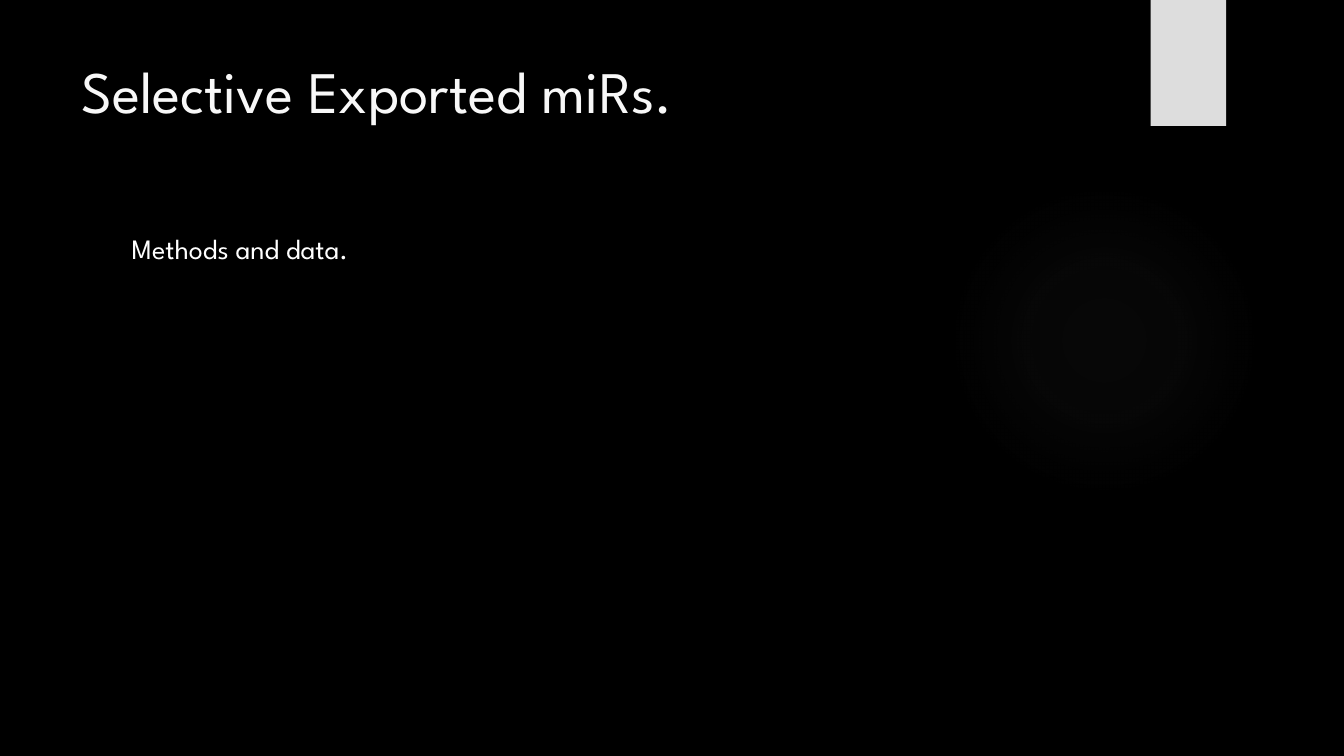
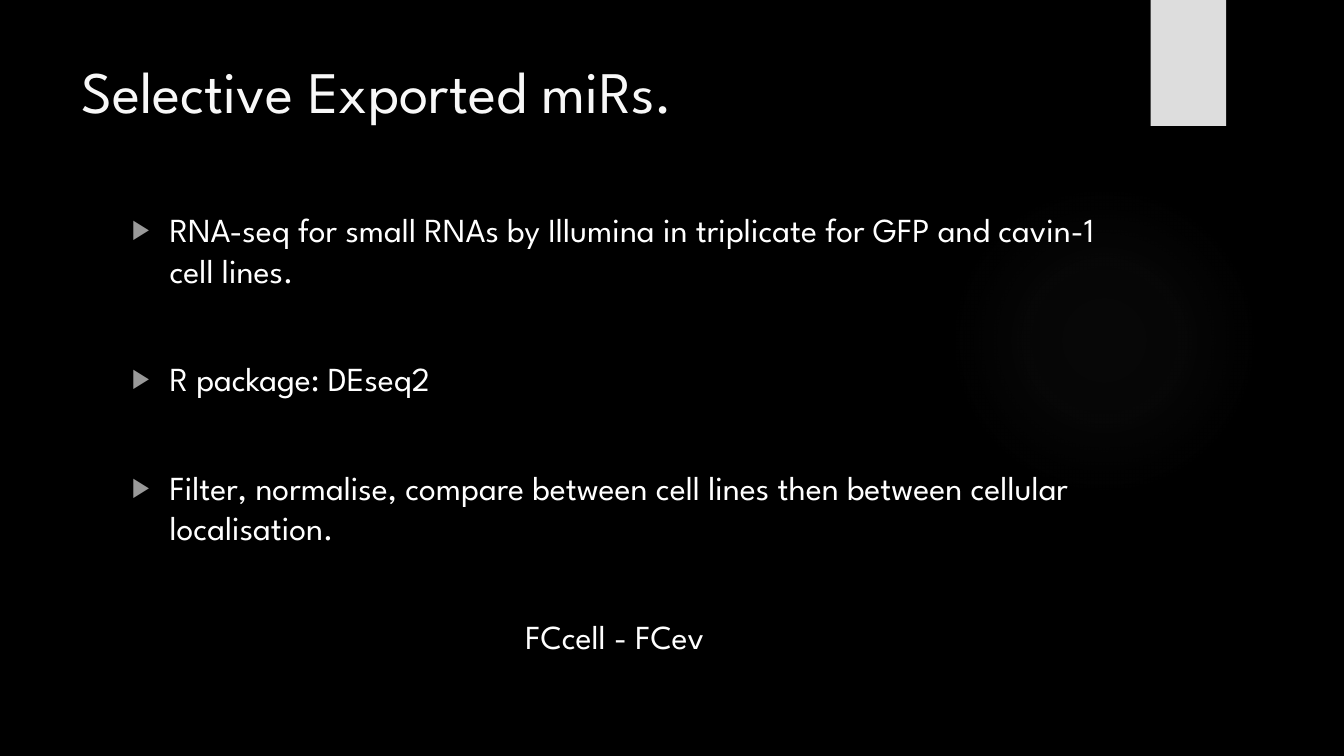
Before and after one commit to HarleyRobinson/Honours2, a slide deck: slide 6 of BackgroundInfo/MeetingSlides.pptx (slide 5 before the commit). Drawn at 1344x756 pixels with LibreOffice and Linux fonts; fonts in the diff are those of the drawing; background and template pictures are left out. Boxes give left, top, right and bottom in pixels: in the first picture for what was removed or moved away, otherwise in the second. Text is boxed around its words. In the diff, an @@ line names an element or a change of style, - is before the commit and + after.

```diff
--- a/BackgroundInfo/MeetingSlides.pptx
+++ b/BackgroundInfo/MeetingSlides.pptx
@@ text at [170,218,1094,650]: text changed; size 20 to 24 pt @@
-Methods and data.
+▶ RNA-seq for small RNAs by Illumina in triplicate for GFP and cavin-1 cell lines.
+▶ R package: DEseq2
+▶ Filter, normalise, compare between cell lines then between cellular localisation.
+FCcell - FCev
```
Also in this commit, not shown: 6 other slides changed, 1 slide added, 6 other files.
